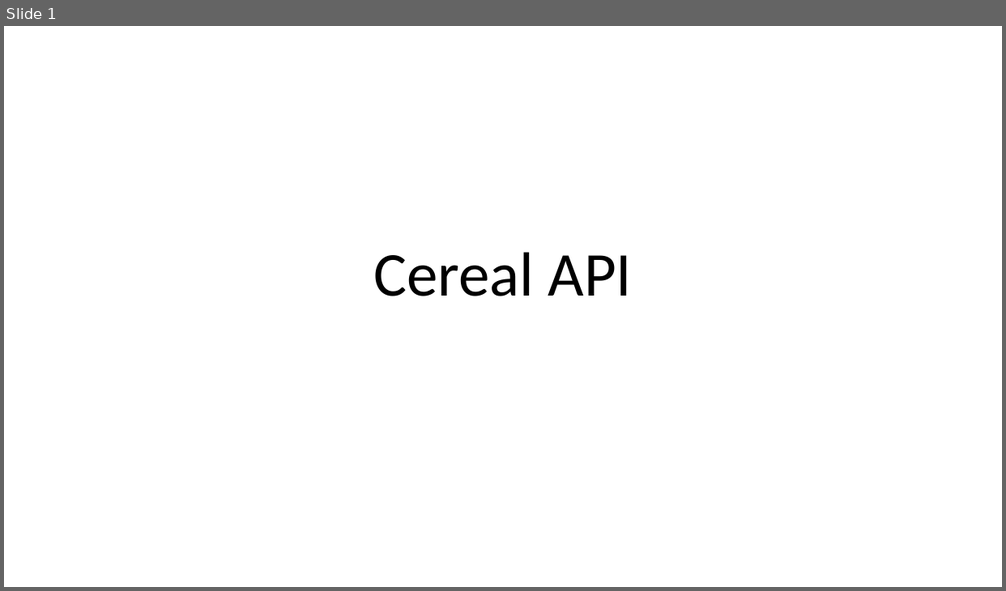
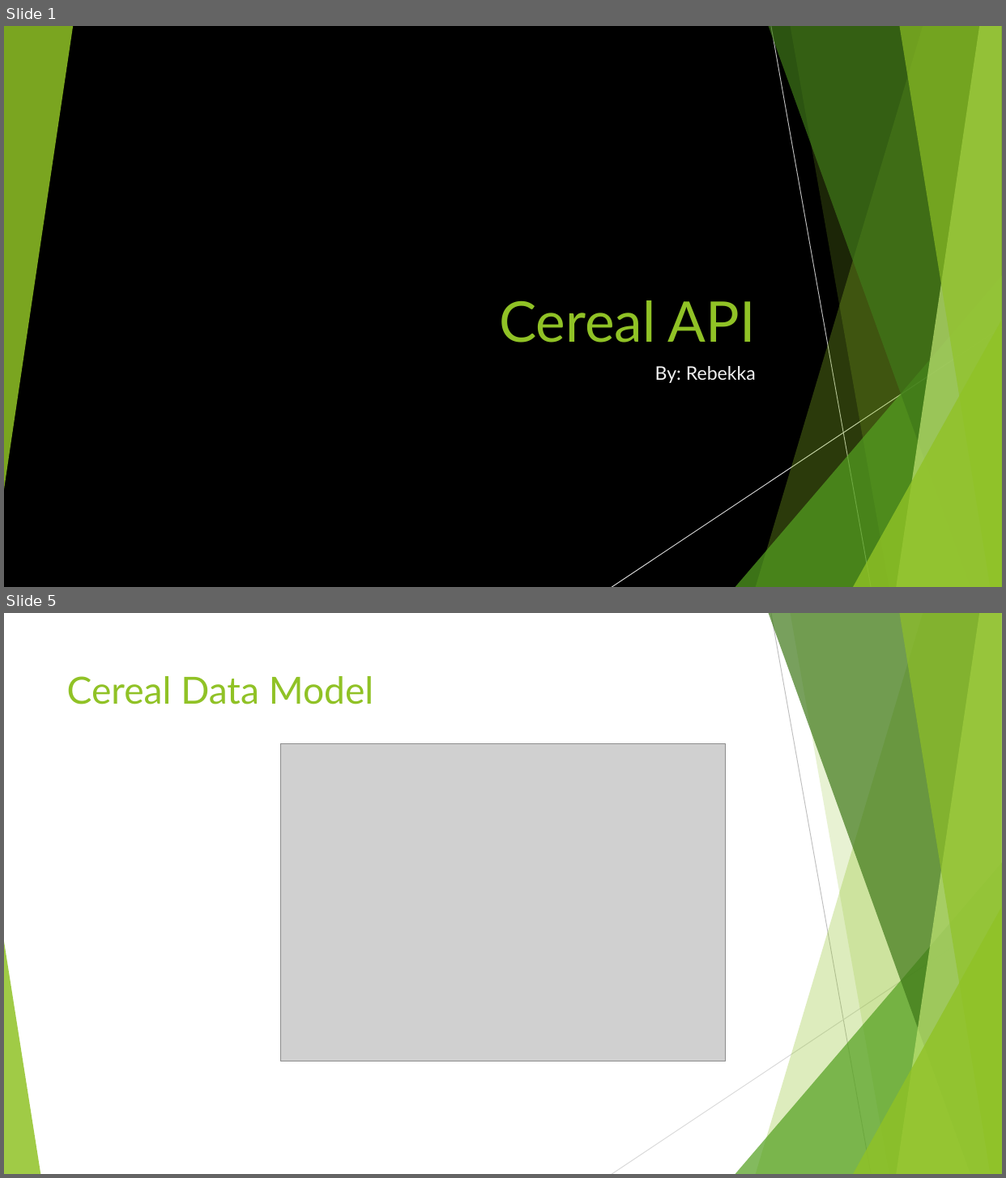
Before and after one commit to Exopi-Talent-Academy/Cereal_API_Rebekka, a slide deck: Cereal API Presentation.pptx. Shown one above the other, each under a label of ours: slide 1 before the commit, slides 1 and 5 after it; the slides between them are not shown. The pictures are 1006x591 and 1006x1178 pixels, drawn with LibreOffice and Linux fonts; fonts in the diff are those of the drawing; grey boxes stand for pictures. Boxes give left, top, right and bottom in pixels: in the first picture for what was removed or moved away, otherwise in the second. Text is boxed around its words. In the diff, an @@ line names an element or a change of style, - is before the commit and + after.

```diff
--- a/Cereal API Presentation.pptx
+++ b/Cereal API Presentation.pptx
@@ slide 5 added at [4,613,1002,1174], background #FFFFFF; not listed: 9 template elements that a slide beside it also shows @@
@@ title added at [67,676,374,705], 36 pt, text #90C226 @@
+Cereal Data Model
@@ picture added at [281,744,726,1062] @@
@@ triangle added at [4,942,40,1174], fill #90C226 at 85% opacity @@
@@ slide 1 changed as well @@
@@ background #FFFFFF to #000000 @@
@@ group added at [4,26,1002,587]: 5 freeform shapes, 3 triangles, 2 lines @@
@@ title "Cereal API": place and size @@
-title "Cereal API" at [373,252,633,297]
+title "Cereal API" at [499,301,756,343]
@@ title "Cereal API" at [499,301,756,343]: size 60 to 54 pt, font Calibri to Lato, text colour #000000 to #90C226; alignment centre to right; line spacing 0.9 to 1 @@
@@ subtitle added at [655,366,756,383], 18 pt, text #F2F2F2 @@
+By: Rebekka
```
Also in this commit, not shown: 1 other slide changed, 12 other slides added.
